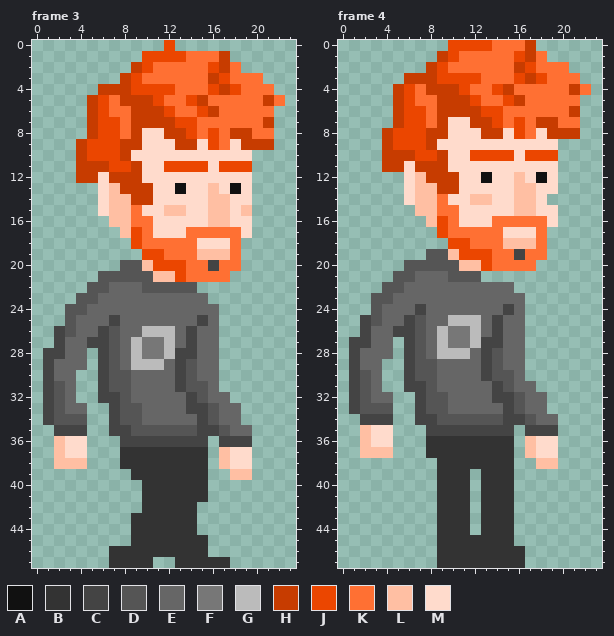
Two versions of one pixel-art file, animacije/skok.aseprite. Above: the version before the commit.
24x48 pixels, 4 frames. Shown: frame 3, frame 4.
Palette (. is transparent): A #111111  B #333333  C #444444  D #555555  E #666666  F #777777  G #bbbbbb  H #c73c00  J #eb4600  K #ff7033  L #ffbfa3  M #ffdbcc
Pixels before, frame 3, first column x 1:
 0 ...........J..........
 1 .........JJJJKKKH.....
 2 ........HJKKKKKJHK....
 3 .......HJKKKKKKHJKKK..
 4 .....HHHJJJJKKKJHJKKK.
 5 ....HJKHHHJKKJHKKKKKHK
 6 ....HJKKHHHJKKJHKKKKK.
 7 ....HJJKHHHHJJKKKKKKH.
 8 ....HJJKHMMHHJKJKHHKK.
 9 ...HJJJHHMMMHHMJKMHHH.
10 ...HJJJHMMMMMMMMMMM...
11 ...HHHJJHMMJJJJMJJJ...
12 ...HHMHHHMMMMMMMMMM...
13 .....MLHHHMMAMMLMAM...
14 .....MLLHHMMMMMLLMM...
15 .....MLLKMMLLMMLLML...
16 ......LLKKMMMMMLLMM...
17 .......LJKMMMKKKKKM...
18 ........JKKKKKMMMK....
19 .........JJKKKLLLK....
20 .......DDLJJJKKCKK....
21 .....DDDDDLLJKKKK.....
22 ....DDEEEDDDDD........
23 ...DDEEEEEEEEEE.......
24 ..DDEEEEEEEEEEEE......
25 ..DEEECEEEEEEECE......
26 .CDEECDEEGGGECEE......
27 .CEECCDEGFFGECEE......
28 CCEE.CDEGFFGCCEE......
29 CEEE.CDEGGGECDEE......
30 CEE..CDDEEEECDEE......
31 CDE..CDDEEEECDDE......
32 CDE..CCDEEEEECDEE.....
33 CDEE..CDDEEEECCDEE....
34 CDDD..CDDEEEEECDEE....
35 .CCC..CCDDDDDDCCDEE...
36 .LMM...CCCCCCCC.CCC...
37 .LMM...BBBBBBBB.LMM...
38 .LLL...BBBBBBBB.LMM...
39 ........BBBBBBB..LL...
40 .........BBBBBB.......
41 .........BBBBBB.......
42 .........BBBBB........
43 ........BBBBBB........
44 ........BBBBBB........
45 ........BBBBBBB.......
46 ......BBBBBBBBB.......
47 ......BBBB..BBBBB.....
Pixels before, frame 4, first column x 1:
 0 .........JJJJKKKH.....
 1 ........HJKKKKKJHK....
 2 .......HJKKKKKKHJKKK..
 3 .....HHHJJJJKKKJHJKKK.
 4 ....HJKHHHJKKJHKKKKKHK
 5 ....HJKKHHHJKKJHKKKKK.
 6 ....HJJKHHHHJJKKKKKKH.
 7 ....HJJKHMMHHJKJKHHKK.
 8 ...HJJJHHMMMHHMJKMHHH.
 9 ...HJJJHMMMMMMMMMMM...
10 ...HHHJJHMMJJJJMJJJ...
11 ...HHMHHHMMMMMMMMMM...
12 .....MLHHHMMAMMLMAM...
13 .....MLLHHMMMMMLLMM...
14 .....MLLKMMLLMMLLM....
15 ......LLKKMMMMMLLMM...
16 .......LJKMMMKKKKKM...
17 ........JKKKKKMMMK....
18 .........JJKKKLLLK....
19 .......DDLJJJKKCKK....
20 .....DDDDDLLJKKKK.....
21 ....DDEEEDDD..........
22 ...DDEEEEEEEEEE.......
23 ..DDEEEEEEEEEEEE......
24 ..DEEECEEEEEEECE......
25 .CDEECDEEGGGECEE......
26 .CEECCDEGFFGECEE......
27 CCEE.CDEGFFGCCEE......
28 CEEE.CDEGGGECDEE......
29 CEE..CDDEEEECDEE......
30 CDE..CDDEEEECDDE......
31 CDE..CCDEEEEECDEE.....
32 CDEE..CDDEEEECCDEE....
33 CDDD..CDDEEEEECDEE....
34 .CCC..CCDDDDDDCCDEE...
35 .LMM...CCCCCCCC.CCC...
36 .LMM...BBBBBBBB.LMM...
37 .LLL...BBBBBBBB.LMM...
38 ........BBBBBBB..LL...
39 ........BBB.BBB.......
40 ........BBB.BBB.......
41 ........BBB.BBB.......
42 ........BBB.BBB.......
43 ........BBB.BBB.......
44 ........BBB.BBB.......
45 ........BBBBBBB.......
46 ........BBBBBBBB......
47 ........BBBBBBBB......
After the commit:
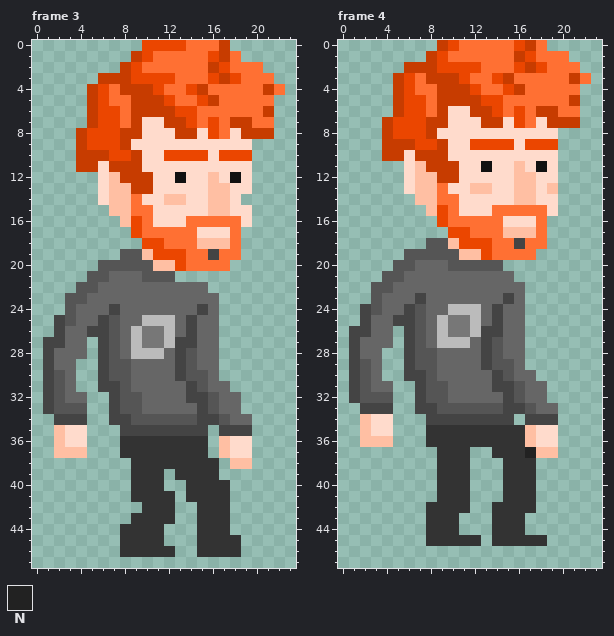
Colours new in this view: N #222222
Log entry: vasko skok plus hoja test
From old to new:
Changed rows in their new state; - is an unchanged pixel.
Frame 3:
first column x 1:
 0 ---------JJ-JKKKH-----
 1 --------H-KKK--J-K----
 2 -------HJK-----HJ-KK--
 3 -----HH--JJJ---JHJ--K-
 4 ----HJK-HH-K-JHKKK--HK
 5 -------K--HJ-KJH----K.
 6 ------J----HJJKK----H-
 7 ---------MM-H--J-HH-K-
 8 ---HJ--H---M-HM--M-HH-
 9 --------M---MM-MM-M..-
10 ----HH-JH--JJJJ-JJJ---
11 -----MHH---MMMM-MMM---
12 ---..-L--H--A--L-A----
13 -------L----M---LM----
14 --------KM-LL-----.---
15 -----.---K-MM-----M---
16 ------.-J----KKKKK----
17 -------.--KKK-MMM-.---
18 --------.JJ---LLL-----
19 -------DDL-JJ-KCK-----
20 -----DD--DLL---K-.----
21 ----D-EEE-DD.....-----
22 ---D-E---EEEEEE-------
23 --D-E----------E------
24 ---E--C-------C-------
25 -C---CD--GGG-CE-------
26 --E-C---GFF-----------
27 C---.-------C---------
28 -E-------GGE-D--------
29 ---.---DEEE-----------
30 -D------------D-------
31 ------C-----EC--E-----
32 ---E-.--D-----CD-E----
33 --DD---------E--------
34 .CCC---C-DDDDD-CD-E---
35 -LMM--.-CCCCCC-.CCC---
36 -------BBBBBBBB-LMM---
37 --LL------------------
38 -...---.-------B.LL---
39 -----------.---B-..---
40 --------B--..--BB-----
41 --------B---.--BB-----
42 ------------..BBB-----
43 ------------..BBB-----
44 -------B---...BBB-----
45 -------B---...-BBB----
46 ------.-----..-BBB----
47 ------....--.....-----
Frame 4:
first column x 1:
 0 --------H-KKK--J-K----
 1 -------HJK-----HJ-KK--
 2 -----HH--JJJ---JHJ--K-
 3 ----HJK-HH-K-JHKKK--HK
 4 -------K--HJ-KJH----K.
 5 ------J----HJJKK----H-
 6 ---------MM-H--J-HH-K-
 7 ---HJ--H---M-HM--M-HH-
 8 --------M---MM-MM-M..-
 9 ----HH-JH--JJJJ-JJJ---
10 -----MHH---MMMM-MMM---
11 ---..-L--H--A--L-A----
12 -------L----M---LM----
13 --------KM-LL-----L---
14 -----.---K-MM-----M---
15 ------.-J----KKKKK----
16 -------.--KKK-MMM-.---
17 --------.JJ---LLL-----
18 -------DDL-JJ-KCK-----
19 -----DD--DLL---K-.----
20 ----D-EEE-DDDD...-----
21 ---D-E---EEEEEE-------
22 --D-E----------E------
23 ---E--C-------C-------
24 -C---CD--GGG-CE-------
25 --E-C---GFF-----------
26 C---.-------C---------
27 -E-------GGE-D--------
28 ---.---DEEE-----------
29 -D------------D-------
30 ------C-----EC--E-----
31 ---E-.--D-----CD-E----
32 --DD---------E--------
33 .CCC---C-DDDDD-CD-E---
34 -LMM--.-CCCCCC-.CCC---
35 -------BBBBBBBBBLMM---
36 --LL-----------B------
37 -...---.---..--BNLL---
38 -----------...-BB..---
39 ------------..-BB-----
40 ------------..-BB-----
41 ------------..-BB-----
42 -------B----.--BB-----
43 -------B--.-.--B------
44 -------B--.-.--B------
45 -------B----.--BBB----
46 --------........------
47 --------........------
Boxes around the changes in both pictures, in picture pixels (x1, y1, x2, y2):
changed: (43, 40, 285, 568)
changed: (349, 40, 591, 568)
